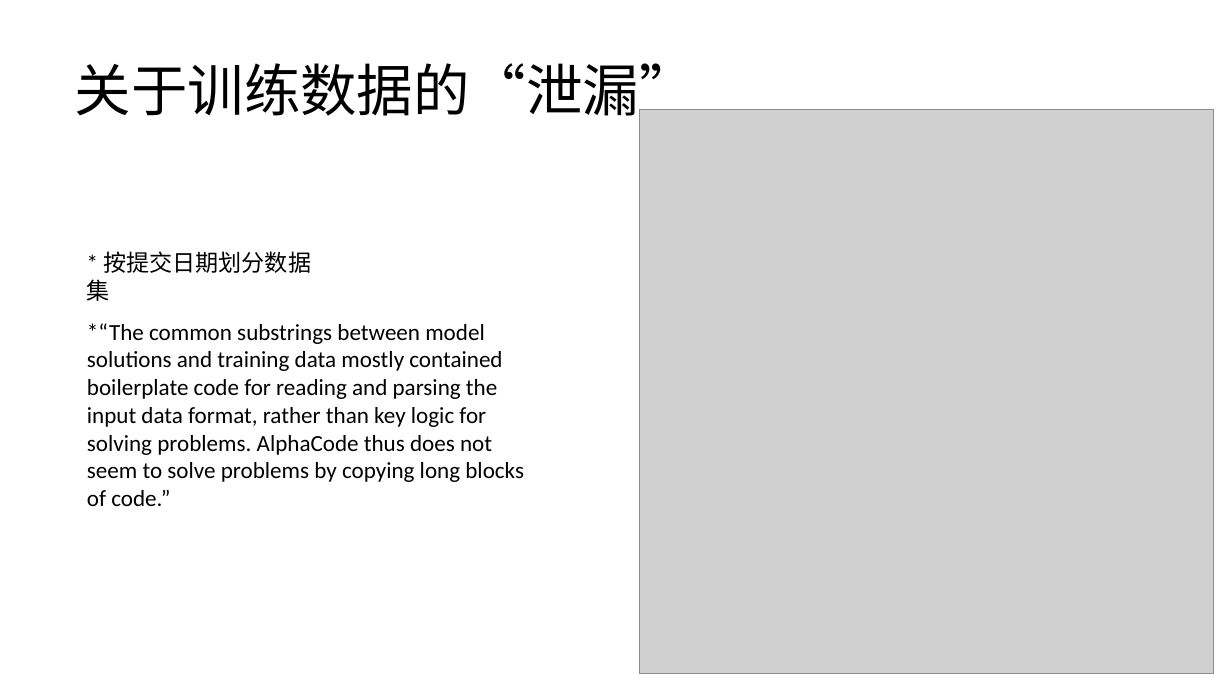
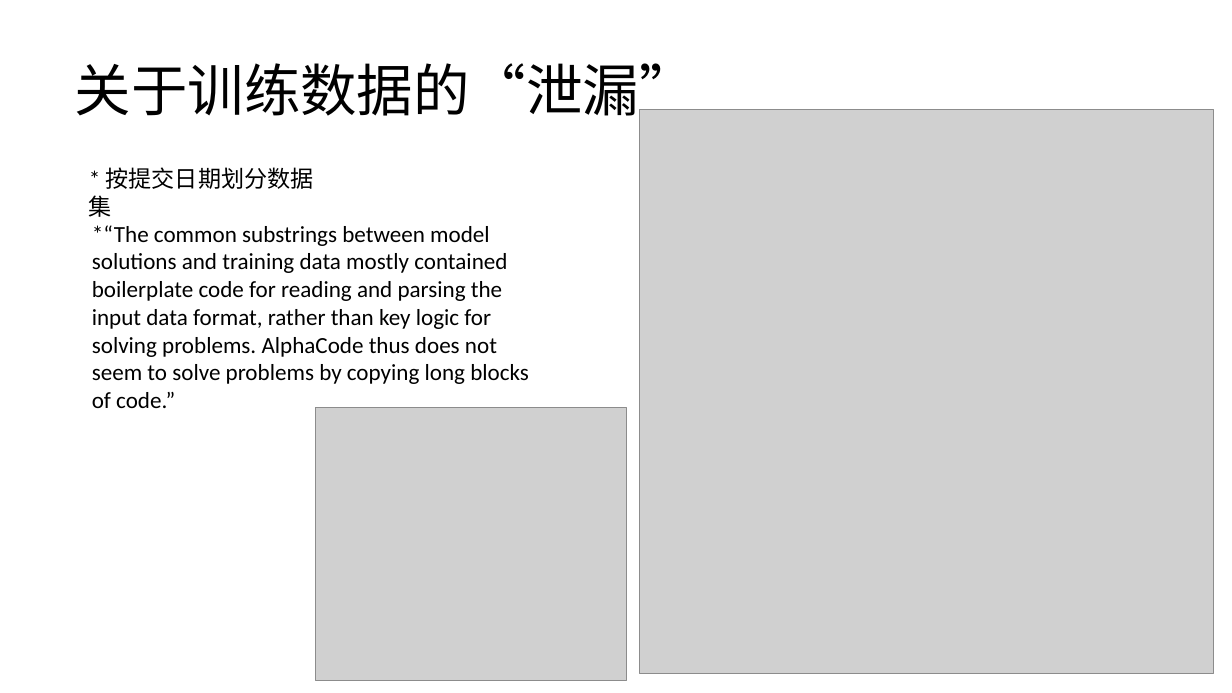
Before and after one commit to kevinva/paperReport, a slide deck: slide 19 of presentation/AlphaCode_20220301.pptx. Drawn at 1232x693 pixels with LibreOffice and Linux fonts; fonts in the diff are those of the drawing; grey boxes stand for pictures. Boxes give left, top, right and bottom in pixels: in the first picture for what was removed or moved away, otherwise in the second. Text is boxed around its words. In the diff, an @@ line names an element or a change of style, - is before the commit and + after.

Commit message:
补充训练数据整理

```diff
--- a/presentation/AlphaCode_20220301.pptx
+++ b/presentation/AlphaCode_20220301.pptx
@@ text "* 按提交日期划分数据集": place and size @@
-text "* 按提交日期划分数据集" at (103, 251, 311, 273)
+text "* 按提交日期划分数据集" at (106, 167, 314, 189)
@@ text "*“The common substrings between model ...": place and size @@
-text "*“The common substrings between model ..." at (87, 323, 524, 506)
+text "*“The common substrings between model ..." at (92, 225, 529, 408)
@@ picture added at (316, 408, 627, 680) @@
```
